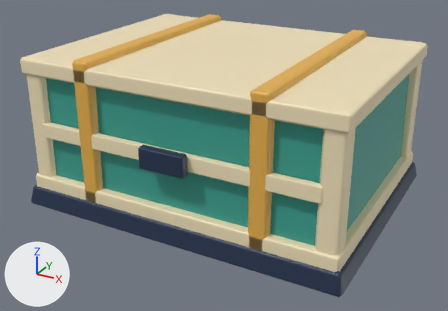
Two versions of the glTF model assets/models/ferry/crates_teal.glb, one commit apart.
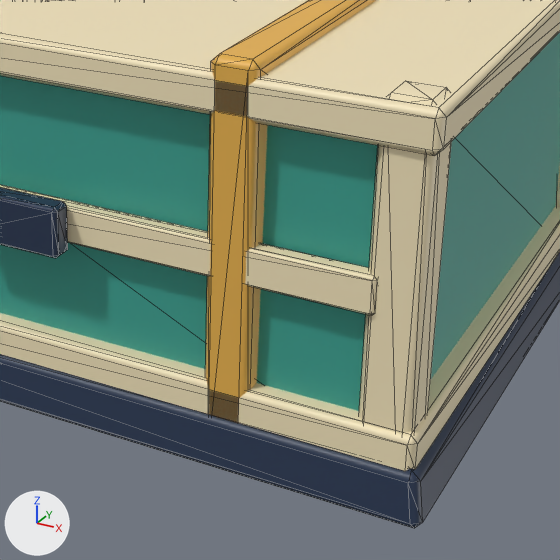
There are two pictures of each version: one whole from a 50 mm camera at (2.45, -4.6, 2.63) aimed at (0.0, -0.15, 0.41), one close up on the part from 35% to 90% of the width and 21% to 100% of the height. Every picture has the same lights, and +X, +Y and +Z are marked at lower left. The last two pictures show the newer version. The close-ups show mesh edges as thin lines.

Objects in the first close-up: 'crates_teal'.
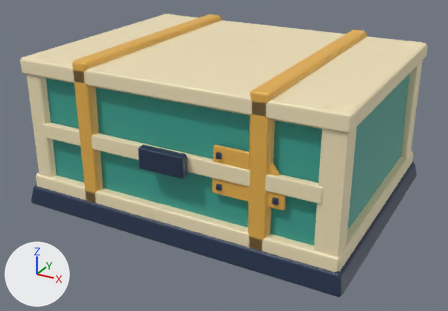
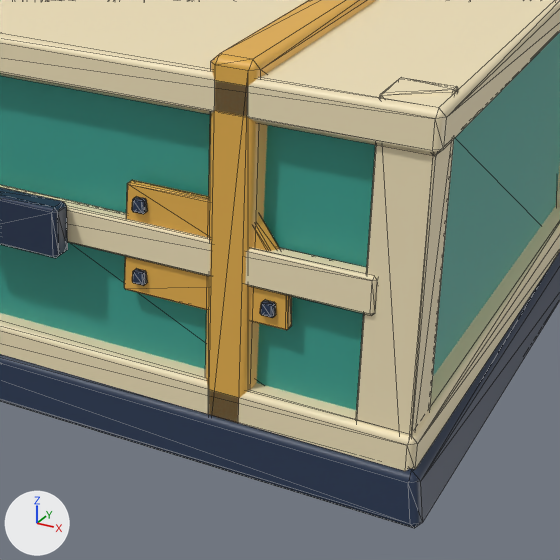
Pixel boxes (x1, y1, x2, y2) of what changed, in the close-ups (560 x 560 px; the box of a moved part takes in the faces that stretch with it):
part 1 of me_crates_teal, moved or reshaped (not visible afterwards)
    before: (359, 81, 452, 434)
part 2 of me_crates_teal, added
    after: (132, 268, 147, 286)
part 3 of me_crates_teal, added
    after: (132, 197, 147, 214)
part 4 of me_crates_teal, added
    after: (260, 300, 276, 318)
part 5 of me_crates_teal, added (beige)
    after: (356, 77, 458, 436)
part 6 of me_crates_teal, added (orange)
    after: (124, 180, 292, 330)

The change in detail:
me_crates_teal is used by ob_crates_teal; location (0.0, 0.0, 0.0).
me_crates_teal had 312 vertices, 572 faces and spanned x -1.45..1.45, y -1.14..1.12, z 0.0..1.38.
me_crates_teal now has 515 vertices, 946 faces and spans x -1.45..1.45, y -1.14..1.12, z 0.0..1.38.
me_crates_teal part 1: the loose piece of 24 vertices spanning x 1.21..1.38, y -1.05..-0.87, z 0.04..1.34 is scaled about its middle by (-0.264, -0.147, 0.0318), then moved by (-1.75, 2.01, -0.09), in mat_metal (dark blue #24344f).
me_crates_teal part 2: the loose piece of 24 vertices spanning x 1.21..1.38, y -1.05..-0.87, z 0.04..1.34 is copied, and the copy is scaled about its middle by (0.264, 0.147, 0.0318), then moved by (-0.84, -0.09, -0.09), in mat_metal (dark blue #24344f); it spans x 0.43..0.48, y -1.07..-1.04, z 0.57..0.62.
me_crates_teal part 3: the loose piece of 24 vertices spanning x 1.21..1.38, y -1.05..-0.87, z 0.04..1.34 is copied, and the copy is scaled about its middle by (0.264, 0.147, 0.0318), then moved by (-0.84, -0.09, 0.16), in mat_metal (dark blue #24344f); it spans x 0.43..0.48, y -1.07..-1.04, z 0.82..0.87.
me_crates_teal part 4: the loose piece of 24 vertices spanning x 1.21..1.38, y -1.05..-0.87, z 0.04..1.34 is copied, and the copy is scaled about its middle by (0.264, 0.147, 0.0318), then moved by (-0.39, -0.09, -0.09), in mat_metal (dark blue #24344f); it spans x 0.88..0.93, y -1.07..-1.04, z 0.57..0.62.
me_crates_teal part 5: a new loose piece of 28 vertices spanning x 1.21..1.38, y -1.05..-0.87, z 0.04..1.34, in mat_cream (beige #f4e5bd).
me_crates_teal part 6: a new loose piece of 28 vertices spanning x 0.39..0.97, y -1.05..-1.01, z 0.53..0.91, in mat_gold (orange #e9b34e).
Other edits to the shape of me_crates_teal do not show in these pictures.
